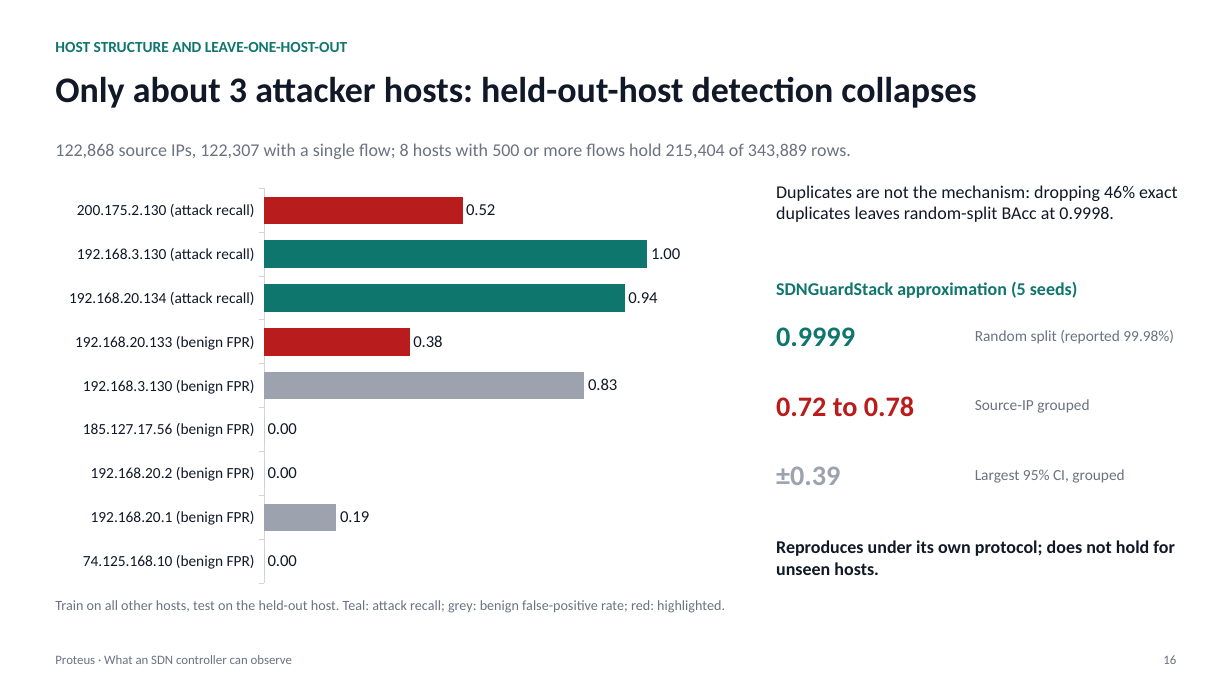
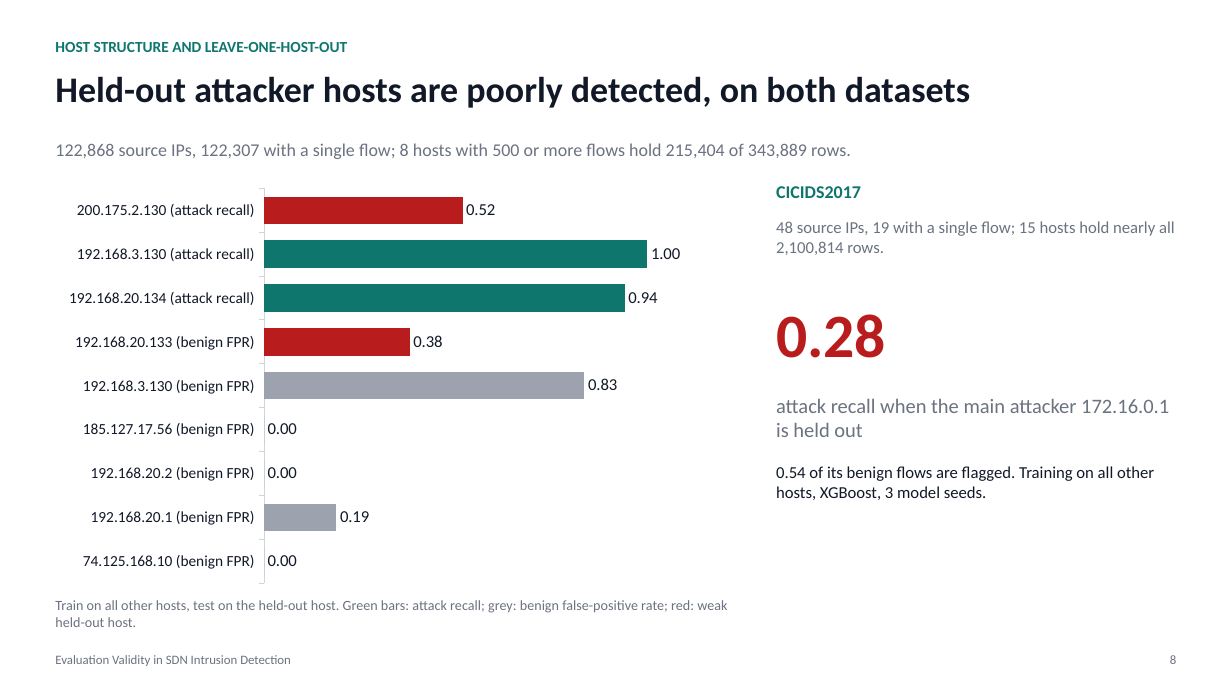
Before and after one commit to adhyan-jain/Proteus, a slide deck: slide 8 of research/insdn_controller/PRESENTATION.pptx (slide 16 before the commit). Drawn at 1232x693 pixels with LibreOffice and Linux fonts; fonts in the diff are those of the drawing. Boxes give left, top, right and bottom in pixels: in the first picture for what was removed or moved away, otherwise in the second. Text is boxed around its words. In the diff, an @@ line names an element or a change of style, - is before the commit and + after.

Commit message:
Deck: rebuild as 14 slides mirroring the paper (contributions, pipeline, audit, host structure on two datasets, limitations)

```diff
--- a/research/insdn_controller/PRESENTATION.pptx
+++ b/research/insdn_controller/PRESENTATION.pptx
@@ text at bbox=[55, 76, 970, 108]: text changed @@
-Only about 3 attacker hosts: held-out-host detection collapses
+Held-out attacker hosts are poorly detected, on both datasets
@@ text at bbox=[776, 186, 861, 198]: text changed; text colour #111827 to #0F766E; bold on @@
-Duplicates are not the mechanism: dropping 46% exact duplicates leaves random-split BAcc at 0.9998.
+CICIDS2017
@@ text at bbox=[776, 221, 1175, 255]: text changed; size 14 to 13 pt; text colour #0F766E to #6B7280; bold off @@
-SDNGuardStack approximation (5 seeds)
+48 source IPs, 19 with a single flow; 15 hosts hold nearly all 2,100,814 rows.
@@ text at bbox=[776, 314, 886, 358]: text changed; size 22 to 48 pt; text colour #0F766E to #B91C1C @@
-0.9999
+0.28
@@ text removed at bbox=[975, 330, 1174, 344] @@
-Random split (reported 99.98%)
@@ text added at bbox=[776, 399, 1169, 437], 16 pt, text #6B7280 @@
+attack recall when the main attacker 172.16.0.1 is held out
@@ text removed at bbox=[975, 399, 1089, 413] @@
-Source-IP grouped
@@ text at bbox=[776, 466, 1154, 500]: text changed; size 22 to 13 pt; text colour #B91C1C to #111827; bold off @@
-0.72 to 0.78
+0.54 of its benign flows are flagged. Training on all other hosts, XGBoost, 3 model seeds.
@@ text removed at bbox=[776, 466, 840, 485] @@
-±0.39
@@ text removed at bbox=[975, 469, 1124, 483] @@
-Largest 95% CI, grouped
@@ text removed at bbox=[776, 540, 1174, 575] @@
-Reproduces under its own protocol; does not hold for unseen hosts.
@@ text at bbox=[55, 600, 727, 627]: text changed @@
-Train on all other hosts, test on the held-out host. Teal: attack recall; grey: benign false-positive rate; red: highlighted.
+Train on all other hosts, test on the held-out host. Green bars: attack recall; grey: benign false-positive rate; red: weak held-out host.
@@ text at bbox=[55, 655, 291, 666]: text changed @@
-Proteus · What an SDN controller can observe
+Evaluation Validity in SDN Intrusion Detection
@@ text at bbox=[1170, 655, 1176, 664]: text changed @@
-16
+8
```
Also in this commit, not shown: 9 other slides changed, 4 slides added, 8 slides removed, 1 other file.
